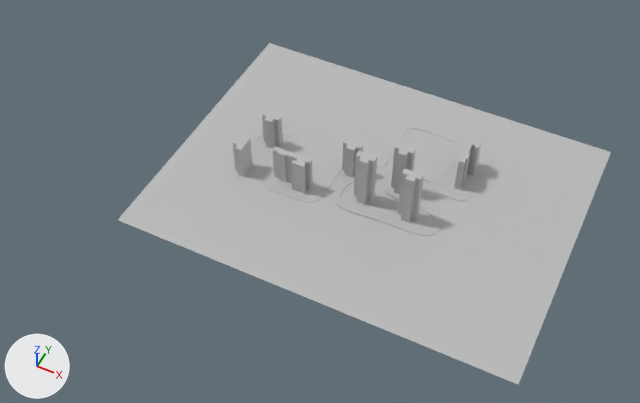
One commit to the FBX model resource/FBXModel/Demo.fbx: the scene before it, then after it.
Before and after are seen from a camera (50 mm lens) standing at (6.12, -10.36, 11.94) and looking at (1.29, -0.7, -0.14). Lighting does not change. The marker at lower left points along +X, +Y and +Z. Where no turn or scale is listed for an object, it has been applied to the vertices.
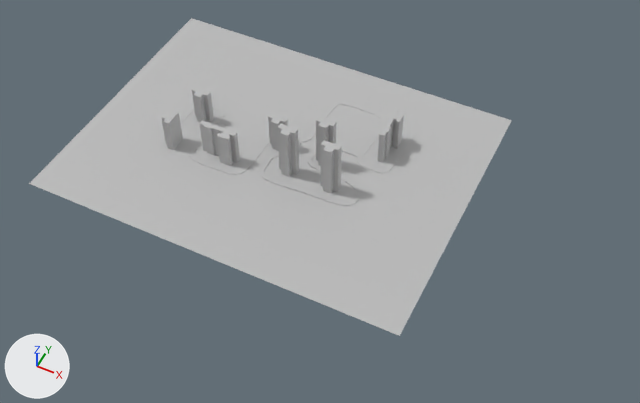
The edits, one by one:
me_mesh has 6 vertices, 2 faces and spans x -3.69..3.69, y -2.8..2.8, z 0.0.
me_mesh is used by ob_pplane1; location (2.02, 0.0, -0.01).
Verts and faces of me_mesh; kept vertices keep their numbers, new ones are numbered from 6.
Before the commit, vertices of me_mesh: 0 (-3.69, -2.8, 0.0) at pixel (117, 220), 1 (3.69, -2.8, 0.0) at pixel (518, 384), 2 (-3.69, 1.12, 0.0) at pixel (229, 89), 3 (3.69, 1.12, 0.0) at pixel (587, 211), 4 (-3.69, 2.8, 0.0) at pixel (269, 43).
Before the commit, vertices of me_mesh: 5 (3.69, 2.8, 0.0) at pixel (611, 152).
Part 2, on me_mesh:
Vertices deleted: 0 to 5 (with the faces that use them).
New vertex 6 is at (-3.64, -2.56, 0.51), pixel (28, 183).
New vertex 7 is at (-3.64, 1.35, 0.51), pixel (148, 61).
New vertex 8 is at (-3.64, 3.03, 0.51), pixel (191, 18).
New vertices 9, 10, 11 stand at vertices 6, 7, 8, in that order, plus (7.39, 0.0, 0.0).
New faces: (6, 9, 7), (7, 9, 10), (7, 10, 8), (8, 10, 11).
me_mesh_003 has 208 vertices, 384 faces and spans x -2.02..1.99, y -1.12..1.11, z -0.53..0.53.
me_mesh_003 is used by ob_pcube11; location (1.59, 0.23, 0.52).
me_mesh_003 part 1: the whole mesh is moved by (0.06, 0.23, 0.51).
Object 'pPlane1' (ob_pplane1) moves from (2.02, 0.0, -0.01) to (0.0, -0.23, -0.52).
Object 'pCube11' (ob_pcube11) moves from (1.59, 0.23, 0.52) to (0.0, 0.0, 0.01).

Changed parts and their boxes [x1, y1, x2, y2] in the pictures (640 x 403 px):
'pPlane1', reshaped, moved (7% shorter)
    before: [118, 43, 611, 385]
    after: [29, 18, 512, 336]
'pCube11', moved
    before: [233, 111, 482, 222]
    after: [161, 87, 404, 194]
